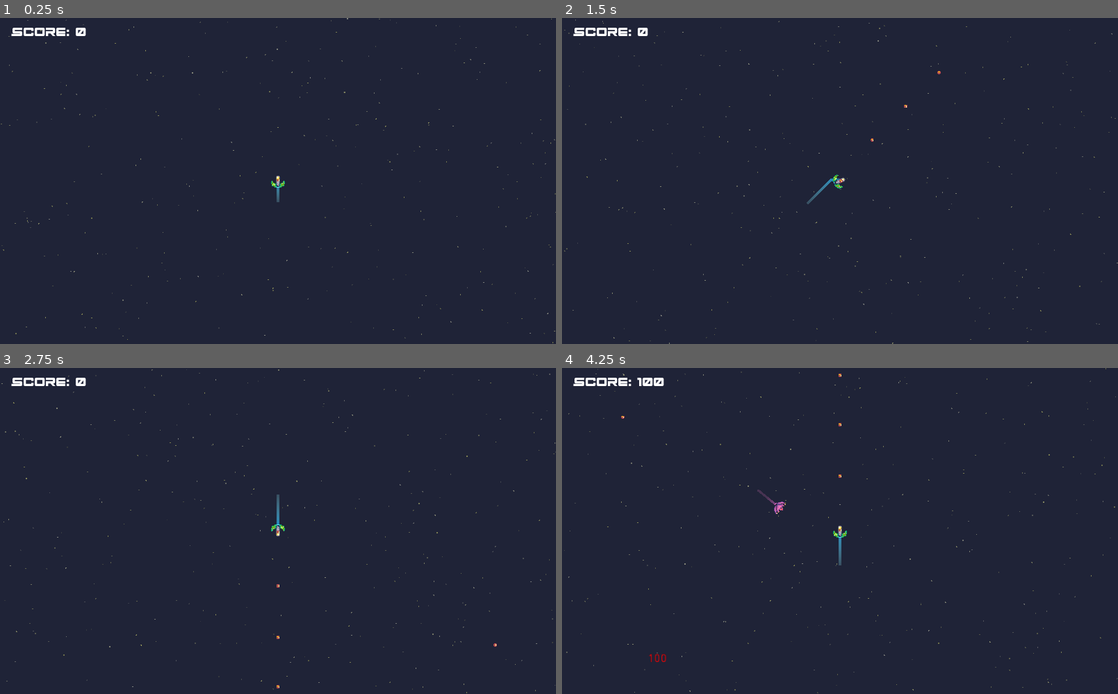
Above: before the commit, frames 1-4 (two rows, left to right).
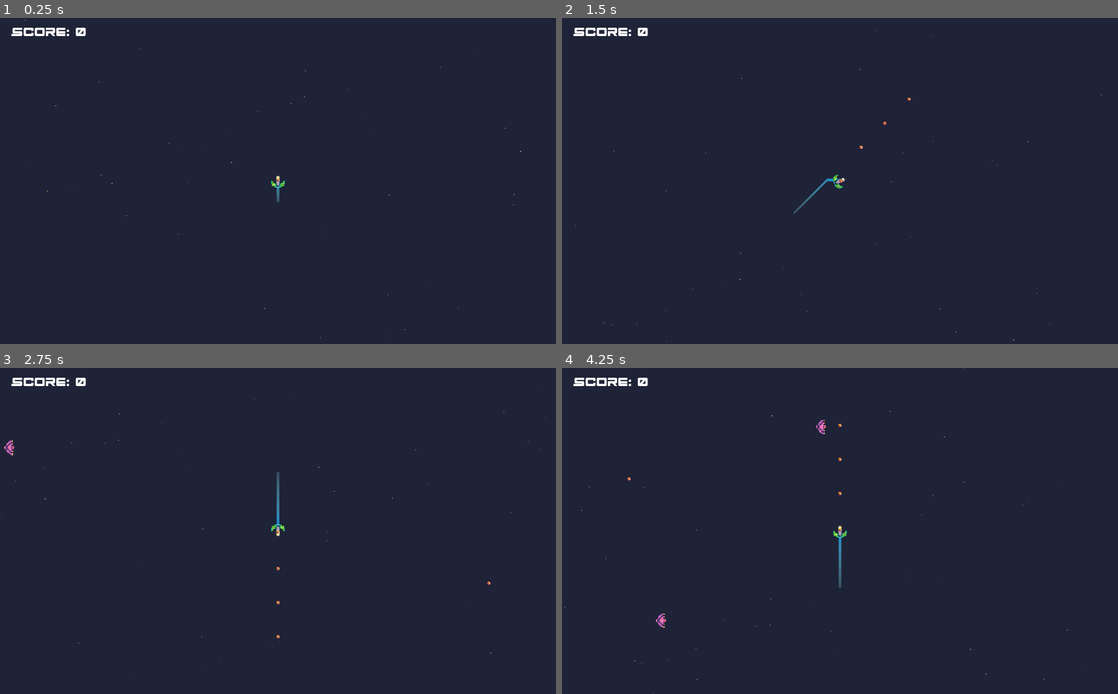
Above: after the commit, the same moments.

Repository: Nairu/GMTK-2019
Game: Godot game, scene res://Scenes/BaseLevel.tscn
Same seed, same stepped clock (60 frames per second), same inputs: the game is played once before the commit and once after it.
Inputs:
- Up to frame 1 (0.25 s): no input
- Up to frame 2 (1.5 s): tap Enter (ui_accept) at 0.5, 1.35 s; hold Enter (ui_accept) 0.53-1.28 s
- Up to frame 3 (2.75 s): tap Enter (ui_accept) at 1.52, 1.82 s; hold Enter (ui_accept) from 2.03 s (still down)
- Up to frame 4 (4.25 s): release Enter (ui_accept) at 2.78 s; tap Enter (ui_accept) at 2.85, 3.02, 3.32 s; hold Enter (ui_accept) from 3.53 s (still down)

The runs differ from the first frame. In frame 1, 0.2% of the frame differs, in the area x 0-100%, y 0-100%; in frame 2, 0.3%; in frame 3, 0.3%; in frame 4, 0.6%.
Error after the commit: Parse Error: Indented block expected after declaration of "_process" function. (res://Scripts/Enemy.gd:21)

Commit message:
Continuing work on feel

Diff:
--- a/Objects/Enemy.tscn
+++ b/Objects/Enemy.tscn
@@ -9,11 +9,12 @@
 colors = PoolColorArray( 0.917647, 0.443137, 0.741176, 0.196078, 0.682353, 0.341176, 0.643137, 0.592157, 0.392157, 0.27451, 0.552941, 1 )
 
 [sub_resource type="RectangleShape2D" id=1]
-extents = Vector2( 9.45121, 13.5365 )
+extents = Vector2( 9.45121, 11.4718 )
 
 [node name="EnemyNode" type="Area2D"]
 collision_layer = 2
 script = ExtResource( 1 )
+is_enemy = null
 
 [node name="Trail" parent="." instance=ExtResource( 2 )]
 width = 4.0
@@ -26,5 +27,6 @@
 texture = ExtResource( 3 )
 
 [node name="CollisionShape2D" type="CollisionShape2D" parent="."]
+visible = false
 position = Vector2( -2.50138, 0.498622 )
 shape = SubResource( 1 )
--- a/Objects/Player.tscn
+++ b/Objects/Player.tscn
@@ -16,6 +16,7 @@
 collision_mask = 7
 script = ExtResource( 1 )
 bullet = ExtResource( 2 )
+use_slowdown = true
 game_over_scene = "res://Scenes/GameOver.tscn"
 
 [node name="Trail" parent="." instance=ExtResource( 3 )]
--- a/Objects/UI.gd
+++ b/Objects/UI.gd
@@ -4,8 +4,5 @@
 export(int) var health
 
 func set_score(value):
-	print("We've got here at least")
 	score = value
-	print(value)
-	print(score)
 	$Label.text = "Score: " + str(score)
--- a/Scenes/BaseLevel.tscn
+++ b/Scenes/BaseLevel.tscn
@@ -1,20 +1,19 @@
-[gd_scene load_steps=4 format=2]
+[gd_scene load_steps=7 format=2]
 
 [ext_resource path="res://Scripts/BaseLevel.gd" type="Script" id=1]
-[ext_resource path="res://Objects/Player.tscn" type="PackedScene" id=2]
-[ext_resource path="res://Objects/Starfield.tscn" type="PackedScene" id=3]
+[ext_resource path="res://Objects/Enemy.tscn" type="PackedScene" id=2]
+[ext_resource path="res://Objects/UI.tscn" type="PackedScene" id=3]
+[ext_resource path="res://Objects/pop_label.tscn" type="PackedScene" id=4]
+[ext_resource path="res://Objects/Player.tscn" type="PackedScene" id=5]
+[ext_resource path="res://Objects/Starfield.tscn" type="PackedScene" id=6]
 
 [node name="BaseNode" type="Node2D"]
 position = Vector2( 11, 2 )
 script = ExtResource( 1 )
-
-[node name="ShipNode" parent="." instance=ExtResource( 2 )]
-position = Vector2( 501, 298 )
-top_speed = 250.0
-
-[node name="Starfield" parent="." instance=ExtResource( 3 )]
-position = Vector2( -680, -593 )
-star_count = 2000
-window_size = Vector2( 2000, 2000 )
+enemy = ExtResource( 2 )
+ui_scene = ExtResource( 3 )
+pop_label = ExtResource( 4 )
+player = ExtResource( 5 )
+starfield = ExtResource( 6 )
 
 [node name="CanvasLayer" type="CanvasLayer" parent="."]
--- a/Scripts/BaseLevel.gd
+++ b/Scripts/BaseLevel.gd
@@ -6,18 +6,37 @@
 export (PackedScene) var enemy = load("res://Objects/Enemy.tscn")
 export (PackedScene) var ui_scene = load("res://Objects/UI.tscn")
 export (PackedScene) var pop_label = load("res://Objects/pop_label.tscn")
+export (PackedScene) var player = load("res://Objects/Player.tscn")
+export (PackedScene) var starfield = load("res://Objects/Starfield.tscn")
+
+export (Vector2) var play_area = Vector2(10000, 10000)
+
+var player_viewable_bounds = Rect2(0, 0, 1, 1)
+
+var screen_size
 
 var project_resolution = Vector2()
 var player_node = null
 var ui_instance = null
+var starfield_instance = null
 var score = 0
 var combo = 1
 var base_points = 100
 
 func _ready():
-	project_resolution = Vector2(ProjectSettings.get_setting("display/window/size/width"),ProjectSettings.get_setting("display/window/size/height"))
-	player_node = get_node("/root/BaseNode/ShipNode")
+	player_node = player.instance()
 	player_node.connect("enemy_hit", self, "_on_enemy_hit")
+	player_node.position = Vector2(play_area.x / 2, play_area.y / 2)
+	player_node.name = "Player"
+	add_child(player_node)
+
+	starfield_instance = starfield.instance()
+	starfield_instance.window_size = play_area
+	starfield_instance.position = Vector2(0,0)
+	starfield_instance.star_count = 5000
+	add_child(starfield_instance)
+
+	screen_size = get_viewport_rect().size
 
 	ui_instance = ui_scene.instance()
 	$CanvasLayer.add_child(ui_instance)
@@ -31,6 +50,11 @@
 	timer.start()
 
 func _process(delta):
+	player_viewable_bounds = Rect2(player_node.position.x - screen_size.x/2,
+								   player_node.position.y - screen_size.y/2,
+								   screen_size.x,
+								   screen_size.y)
+
 	if Input.is_action_just_pressed("ui_cancel"):
 		get_tree().quit()
 
@@ -55,19 +79,19 @@
 	# We can use this to choose top, bottom, left and right.
 	if edge < 0.25:
 		# spawn on the left edge somewhere.
-		x = -20
-		y = randi()%int(project_resolution.y)
+		x = player_viewable_bounds.position.x + 20
+		y = player_viewable_bounds.position.y + randi()%int(player_viewable_bounds.size.y)
 	elif edge < 0.5:
 		#spawn on the top edge somewhere
-		x = randi()%int(project_resolution.x)
-		y = -20
+		x = player_viewable_bounds.position.x + randi()%int(player_viewable_bounds.size.x)
+		y = player_viewable_bounds.position.y + 20
 	elif edge < 0.75:
 		#spawn on the right edge somewhere
-		x = project_resolution.x + 20
-		y = randi()%int(project_resolution.y)
+		x = player_viewable_bounds.end.x - 20
+		y = player_viewable_bounds.end.y - randi()%int(player_viewable_bounds.size.y)
 	else:
-		x = randi()%int(project_resolution.x)
-		y = project_resolution.y + 20
+		x = player_viewable_bounds.end.x - randi()%int(player_viewable_bounds.size.x)
+		y = player_viewable_bounds.end.y - 20
 
 	enemy_instance.position = Vector2(x,y)
 
--- a/Scripts/Enemy.gd
+++ b/Scripts/Enemy.gd
@@ -8,15 +8,22 @@
 var player_dir = Vector2()
 var screen_size
 var screen_buffer = 20
+var animating = false
 
 func _ready():
 	screen_size = get_viewport_rect().size
 	self.connect("area_entered", self, "_on_Ship_body_entered")
+	# Do an initial entry animation and then fly on.
+	$Sprite.visible = false
+
+func _process(delta):
 
 func _physics_process(delta):
+	if animating:
+		pass
 
 	if player_node == null:
-		player_node = get_node("/root/BaseNode/ShipNode")
+		player_node = get_node("/root/BaseNode/Player")
 		player_dir = (player_node.get_transform().origin - get_transform().origin).normalized()
 		look_at(player_node.get_transform().origin)
 
--- a/Scripts/ShipNode.gd
+++ b/Scripts/ShipNode.gd
@@ -11,7 +11,10 @@
 export (float) var top_speed = 350
 export (float) var min_speed = 100
 export (float) var rotation_speed = 10.0
+
+export (bool) var use_slowdown = false
 export (float) var slow_factor = 1.1
+export (int) var slowdown_offset = 25
 
 export (String, FILE, "*.tscn") var game_over_scene
 
@@ -58,9 +61,13 @@
 	if not $Sprite.rotation_degrees == currentDirection:
 		$Sprite.rotation_degrees = lerp($Sprite.rotation_degrees, (360 if currentDirection == 0 else currentDirection), delta*rotation_speed)
 
-	if Input.is_action_pressed("ui_accept"):
-		current_speed = current_speed + acceleration_slow * slow_factor
-		current_speed = max(current_speed, min_speed)
+	if use_slowdown:
+		if Input.is_action_pressed("ui_accept"):
+			if length > slowdown_offset:
+				current_speed = current_speed + acceleration_slow * slow_factor
+				current_speed = max(current_speed, min_speed)
+
+			length = length + 1
 
 	if currentDirection % 360 == 0:
 			motion = Vector2(0,-current_speed)
@@ -90,4 +97,5 @@
 	#move_and_slide(motion)
 	position.x = lerp(position.x, position.x + motion.x, delta)
 	position.y = lerp(position.y, position.y + motion.y, delta)
+
 	pass
Not shown, added: GMTK-2019.exe
Not shown, added: GMTK-2019.pck
